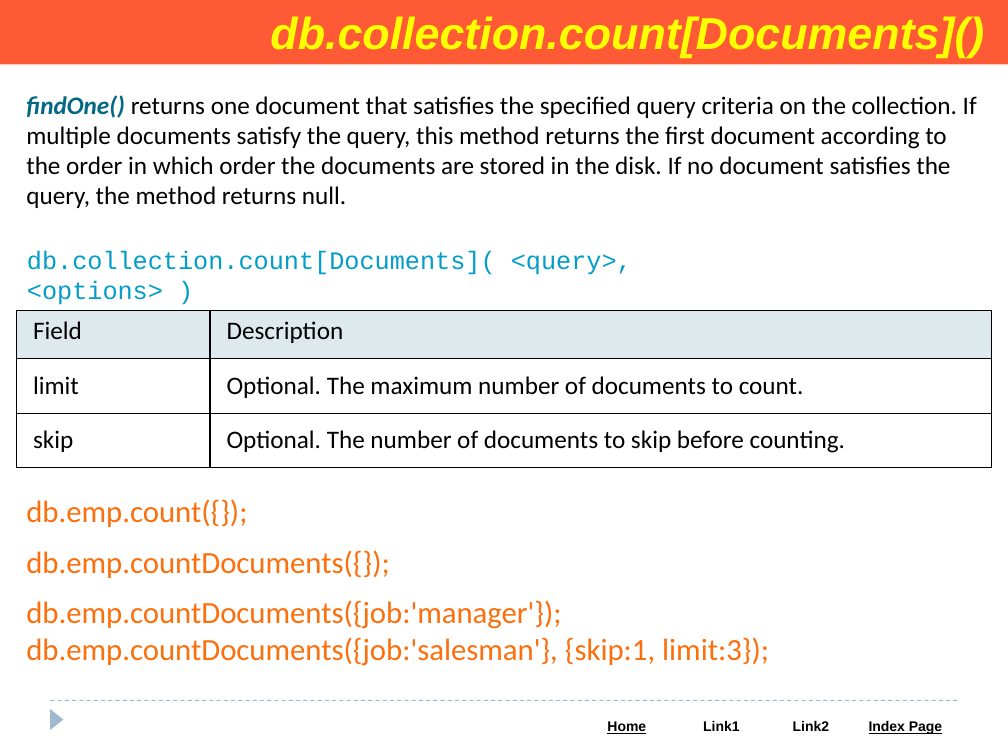
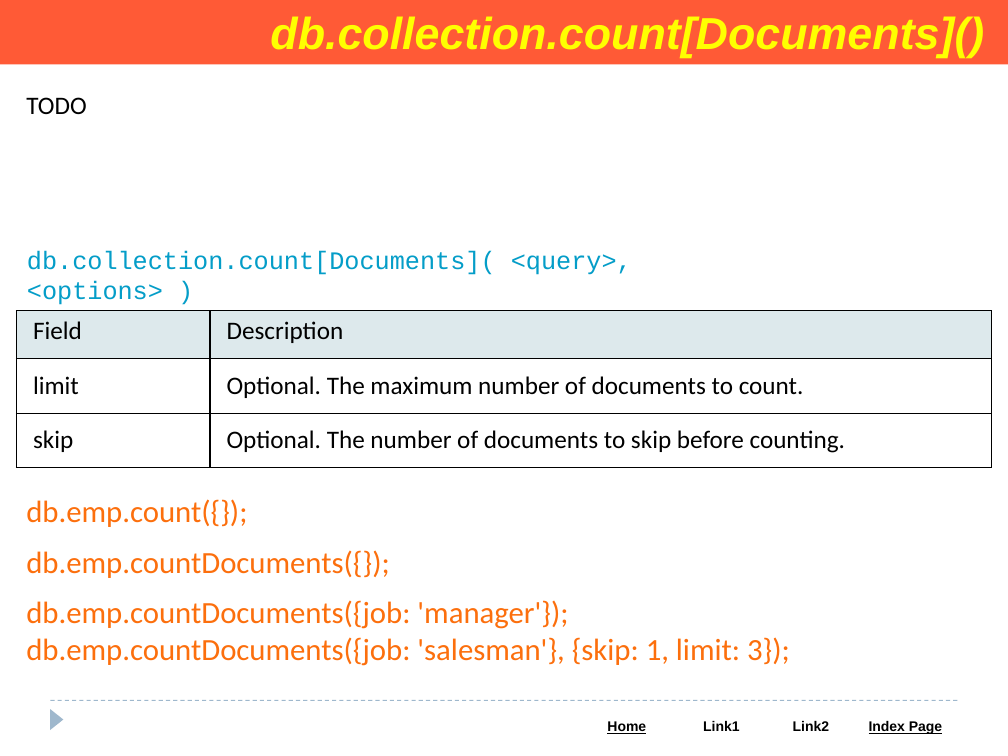
Before and after one commit to Saleel-Bagde/PPT-s, a slide deck: slide 62 of MongoDB PPT.pptx (slide 61 before the commit). Drawn at 1008x756 pixels with LibreOffice and Linux fonts; fonts in the diff are those of the drawing. Boxes give left, top, right and bottom in pixels: in the first picture for what was removed or moved away, otherwise in the second. Text is boxed around its words. In the diff, an @@ line names an element or a change of style, - is before the commit and + after.

```diff
--- a/MongoDB PPT.pptx
+++ b/MongoDB PPT.pptx
@@ text at (26,97,86,114): text changed @@
-findOne() returns one document that satisfies the specified query criteria on the collection. If multiple documents satisfy the query, this method returns the first document according to the order in which order the documents are stored in the disk. If no document satisfies the query, the method returns null.
+TODO
@@ text at (26,600,790,666): spaces changed @@
-db.emp.countDocuments({job:'manager'});
-db.emp.countDocuments({job:'salesman'}, {skip:1, limit:3});
+db.emp.countDocuments({job: 'manager'});
+db.emp.countDocuments({job: 'salesman'}, {skip: 1, limit: 3});
```
Also in this commit, not shown: 17 other slides changed, 1 slide added, 36 slides removed, 2 other files.
